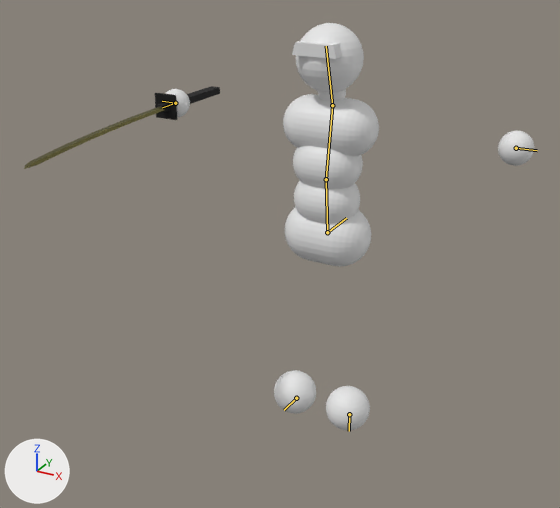
The Blender file asset_raws/simple_combat_char.blend: old version first, new version second.
Before and after are seen from a 50 mm lens placed at (1.27, -2.7, 2.13), pointed at (-0.16, -0.1, 0.83). The lights are fixed; the arrows at lower left show +X, +Y and +Z. The picture after the commit comes second. The bones that change, and the others that lie on the model, are drawn over the model as lines.

Objects in the first picture: 'Body', 'Sword'.
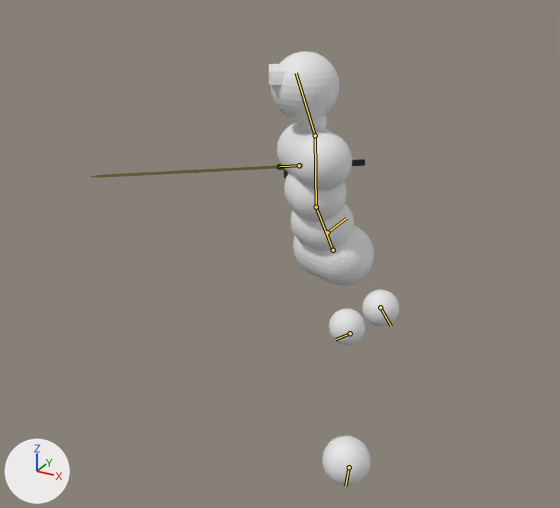
The newer file adds an action. The first version stands in its rest pose; the second is drawn at frame 10 of the action 'Awareness_suspicion_begin'.

Edits to the bpy script that builds the scene:
```text
Change bone_lower_back:
    where bone_lower_back = bpy.data.objects['Armature'].pose.bones['Lower back']  # child of 'Root bone'
    bone_lower_back.location: (0.0, 0.0, 0.0) -> (-0.028, -0.073, -0.007)
    bone_lower_back.rotation_quaternion: (1.0, 0.0, 0.0, 0.0) -> (0.97, -0.171, -0.167, -0.047)  # degrees (0, 0, 0) -> degrees (-20, -20, -2)
Change bone_upper_back:
    where bone_upper_back = bpy.data.objects['Armature'].pose.bones['Upper back']  # child of 'Lower back'
    bone_upper_back.rotation_quaternion: (1.0, 0.0, 0.0, 0.0) -> (0.981, 0.086, -0.172, -0.021)  # degrees (0, 0, 0) -> degrees (11, -20, -4)
Change bone_head:
    where bone_head = bpy.data.objects['Armature'].pose.bones['Head']  # child of 'Upper back'
    bone_head.rotation_quaternion: (1.0, 0.0, 0.0, 0.0) -> (0.981, 0.086, -0.161, -0.066)  # degrees (0, 0, 0) -> degrees (11, -18, -9)
Change bone_hand_l:
    where bone_hand_l = bpy.data.objects['Armature'].pose.bones['Hand.L']  # child of 'Root bone'
    bone_hand_l.location: (0.0, 0.0, 0.0) -> (-0.441, -0.258, -0.547)
    bone_hand_l.rotation_quaternion: (1.0, 0.0, 0.0, 0.0) -> (0.917, -0.283, 0.111, 0.257)  # degrees (0, 0, 0) -> degrees (-30, 20, 26)
Change bone_foot_l:
    where bone_foot_l = bpy.data.objects['Armature'].pose.bones['Foot.L']  # child of 'Root bone'
    bone_foot_l.location: (0.0, 0.0, 0.0) -> (0.149, 0.336, -0.001)
    bone_foot_l.rotation_quaternion: (1.0, 0.0, 0.0, 0.0) -> (0.998, -0.059, 0.026, 0.004)  # degrees (0, 0, 0) -> degrees (-7, 3, 0)
Change bone_hand_r:
    where bone_hand_r = bpy.data.objects['Armature'].pose.bones['Hand.R']  # child of 'Root bone'
    bone_hand_r.location: (0.0, 0.0, 0.0) -> (-0.358, -0.354, -0.48)
    bone_hand_r.rotation_quaternion: (1.0, 0.0, 0.0, 0.0) -> (0.825, -0.545, 0.046, 0.143)  # degrees (0, 0, 0) -> degrees (-66, 13, 11)
Change bone_foot_r:
    where bone_foot_r = bpy.data.objects['Armature'].pose.bones['Foot.R']  # child of 'Root bone'
    bone_foot_r.location: (0.0, 0.0, 0.0) -> (0.231, -0.562, 0.303)
    bone_foot_r.rotation_quaternion: (1.0, 0.0, 0.0, 0.0) -> (0.955, 0.271, 0.12, 0.016)  # degrees (0, 0, 0) -> degrees (32, 13, 6)
Change bone_sword_attachment:
    where bone_sword_attachment = bpy.data.objects['Armature'].pose.bones['Sword attachment']  # child of 'Root bone'
    bone_sword_attachment.location: (0.0, 0.0, 0.0) -> (0.354, -0.48, 0.358)
    bone_sword_attachment.rotation_quaternion: (1.0, 0.0, 0.0, 0.0) -> (0.825, -0.046, 0.143, 0.545)  # degrees (0, 0, 0) -> degrees (5, 17, 68)
```

Location of each change, [x1, y1, x2, y2] in pixels of the pictures (560 x 508 px):
'Body', posed (65% narrower, 7% taller): before [165, 23, 534, 431]; after [269, 51, 399, 486]
'Sword', posed: before [24, 86, 220, 169]; after [90, 159, 365, 178]
bone 'Lower back', root to tip: before (327, 232) to (326, 179); after (333, 250) to (316, 207)
bone 'Upper back', root to tip: before (326, 179) to (332, 105); after (316, 207) to (315, 135)
bone 'Head', root to tip: before (332, 105) to (326, 46); after (315, 135) to (296, 73)
bone 'Hand.L', root to tip: before (516, 148) to (537, 150); after (380, 307) to (391, 326)
bone 'Foot.L', root to tip: before (349, 414) to (349, 431); after (349, 467) to (345, 486)
bone 'Hand.R', root to tip: before (175, 103) to (162, 101); after (299, 165) to (300, 165)
bone 'Foot.R', root to tip: before (296, 398) to (284, 410); after (350, 333) to (335, 339)
bone 'Sword attachment', root to tip: before (175, 103) to (162, 107); after (299, 165) to (279, 166)
